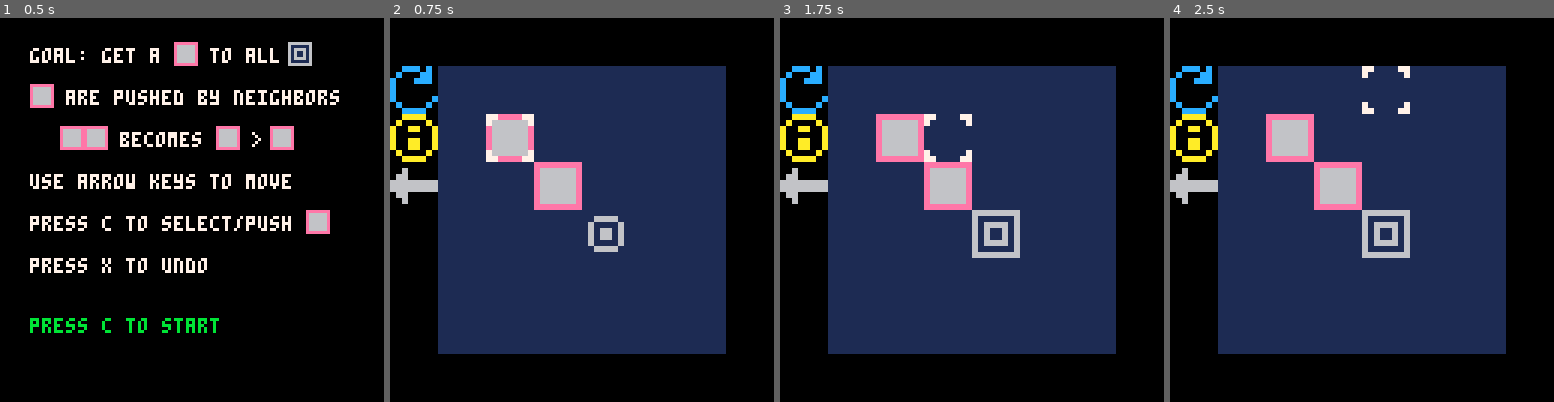
Above: before the commit, frames 1-4 (left to right).
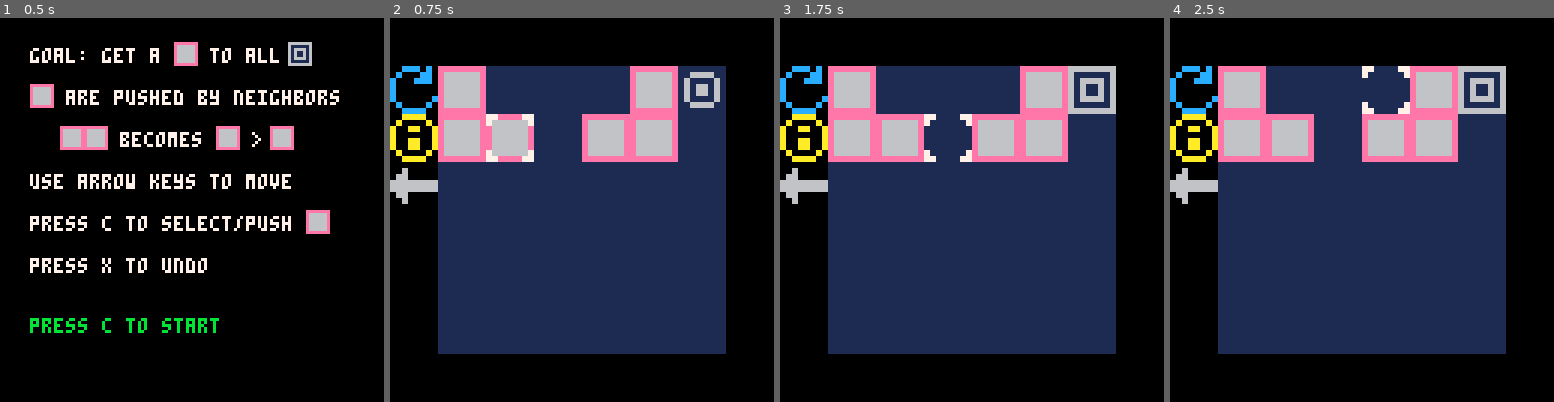
Above: after the commit, the same moments.

Repository: apineapple/tactic-toe
Game: PICO-8 cartridge puzzle.p8
Two runs of this game, one before a commit and one after it. Both use one fixed random seed, a clock stepped at 60 frames per second and the inputs below.
Inputs:
- Up to frame 1 (0.5 s): tap X (X key) at 0.33 s
- Up to frame 2 (0.75 s): tap O (Z key) at 0.7 s
- Up to frame 3 (1.75 s): tap X (X key) at 1.07 s; hold Right from 1.6 s (still down); tap O (Z key) at 1.7 s
- Up to frame 4 (2.5 s): tap X (X key) at 1.85 s; release Right at 2.1 s; tap O (Z key) at 2.1 s; hold Up 2.15-2.42 s; hold Right from 2.47 s (still down)

Frame 1 is identical in both runs. In frame 2, 10% of the frame differs, in the area x 12-86%, y 12-61%; in frame 3, 11%, in the area x 12-88%, y 12-63%; in frame 4, 11%.

Commit message:
Add files via upload

Diff:
--- a/puzzle.p8
+++ b/puzzle.p8
@@ -2,9 +2,9 @@
 version 42
 __lua__
 -- puzzle demo
--- by ben
-
-l=1 -- level num
+-- by bens
+
+l=1  -- level num
 cf=1
 tutorial=0
 sx=0 sy=0
@@ -33,9 +33,18 @@
 	{{3,3},{3,4},{3,5},{4,3}},
 	{{1,2},{2,2},{1,3},{2,3},{3,3},{5,3},{4,4},{5,4,1},{5,5,1}},
  {{1,1},{5,1},{1,2},{2,2},{4,2},{5,2}},
- {{1,1},{4,1},{5,1},{1,2},{2,2},{4,2},{5,2}}
+ {{1,1},{4,1},{1,2},{2,2},{4,2},{5,2}},
+ {{3,3},{3,4},{4,4}},
+	{{3,3},{3,4},{3,5},{4,3}},
+	{{3,3},{3,4},{4,4},{4,5}},
+	{{2,5},{3,4},{4,4},{5,5}},
+	{{2,2},{2,3},{2,4},{3,3},{4,3,1}},
+	{{6,4},{7,4},{6,3},{4,3},{2,2}},
+	{{5,5},{4,4},{3,3},{4,5},{5,4}},
+	{{1,1},{1,2},{2,2},{5,1},{5,2},{4,2}}
 }
 ml=#b+1
+l=#b
 re={}
 un={}
 
@@ -58,7 +67,15 @@
 	{{2,6}},
 	{{6,6}},
 	{{4,6}},
-	{{3,6}}
+	{{3,6}},
+	{{1,5}},
+ {{2,3},{2,5},{4,5}},
+ {{6,1}},
+ {{5,1}},
+ {{6,3}},
+ {{1,1}},
+ {{7,7}},
+ {{6,1}} --made by ben
 }
 
 function _init()
